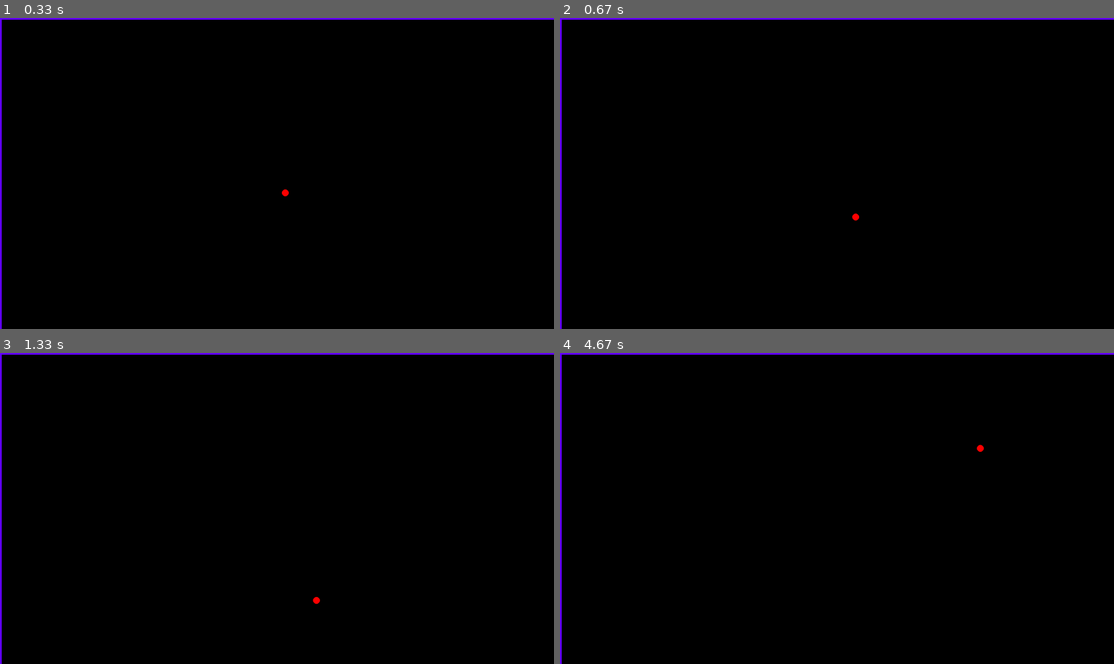
Above: before the commit, frames 1-4 (two rows, left to right).
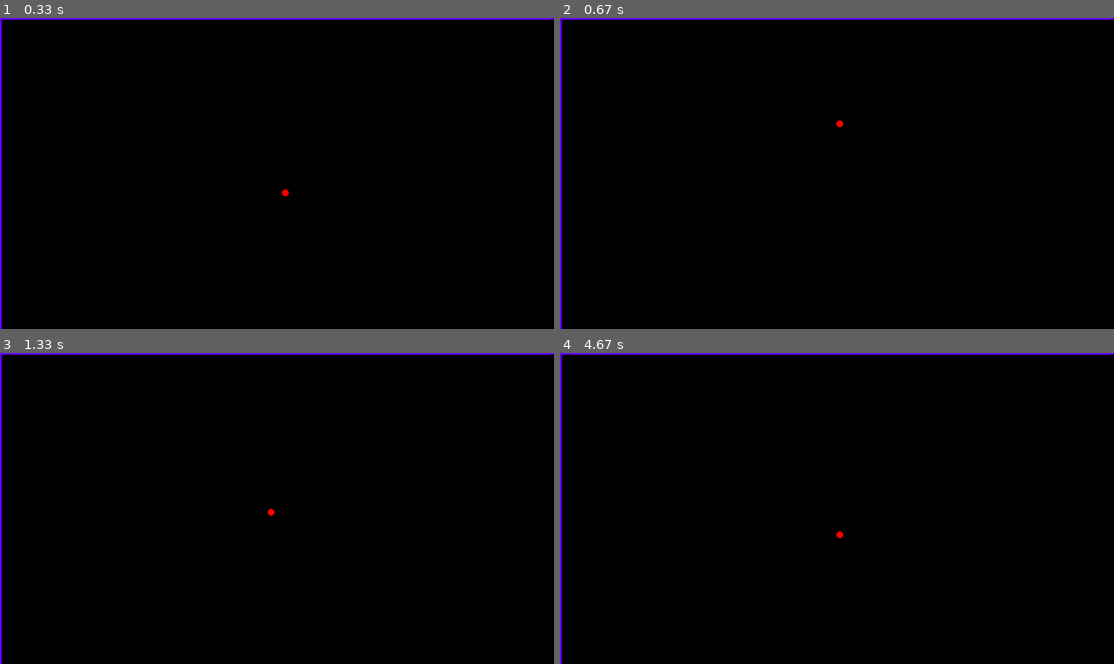
Above: after the commit, the same moments.

Repository: Freeroed/PythonSchoolProjects
Game: pygame game, started from PyGame/Pong.py
Two runs of this game, one before a commit and one after it. Both use one fixed random seed, a clock stepped at 60 frames per second and the inputs below.
Inputs:
- Up to frame 1 (0.33 s): no input
- Up to frame 2 (0.67 s): tap Space at 0.33 s
- Up to frame 3 (1.33 s): tap Space at 0.73, 1.03, 1.23 s
- Up to frame 4 (4.67 s): tap Space at 1.57, 1.87, 2.07, 2.37, 2.63, 2.97, 3.27, 3.4, 3.8, 4.1, 4.47 s

Frame 1 is identical in both runs. In frame 2, less than 0.1% of the frame differs, in the area x 49-54%, y 32-66%; in frame 3, less than 0.1%; in frame 4, less than 0.1%, in the area x 49-77%, y 29-60%.

Commit message:
Добавлен спавн мячика

Diff:
--- a/PyGame/Pong.py
+++ b/PyGame/Pong.py
@@ -38,17 +38,25 @@
         self.y =round(self.y + self.speed_y)
         self.check_range()
 
+    def spawnBall(self, w, h):
+        self.x = w//2
+        self.y = h//2
+        self.speed_x = random.randint(-20,20)
+        self.speed_y = random.randint(-20,20)
+
 run = True
 
-bl = ball(window_w//2, window_h//2, 10, (255,0,0), random.randint(-20,20),random.randint(-20,20), 1.1)
+bl = ball(window_w//2, window_h//2, 10, (255,0,0), random.randint(-20,20),random.randint(-20,20), 1)
 #Основной цикл программы
 while run:
     clock.tick(30)
-
+    #Проверяем нажатые клавиши
+    keys = pygame.key.get_pressed()
     for event in pygame.event.get():
         if event.type == pygame.QUIT:
             run = False
-
+    if keys[pygame.K_SPACE]:
+        bl.spawnBall(window_w,window_h)
     window.fill((0,0,0))
     pygame.draw.rect(window, (100,0,255), (0,0, 5, window_h))
     pygame.draw.rect(window, (100,0,255), (0,0, window_w, 5))
